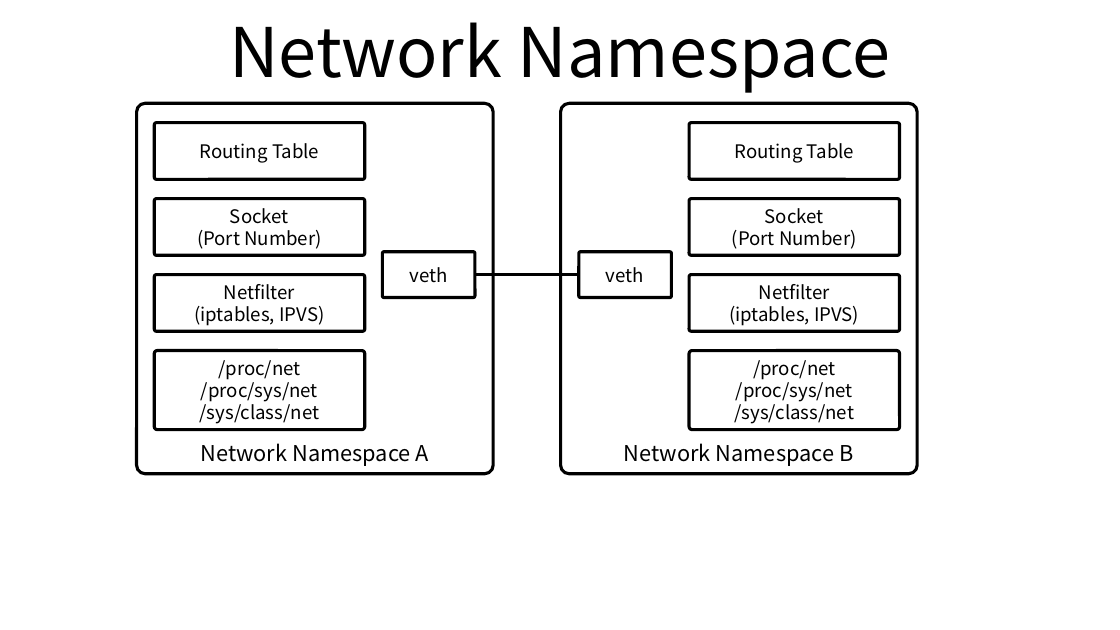
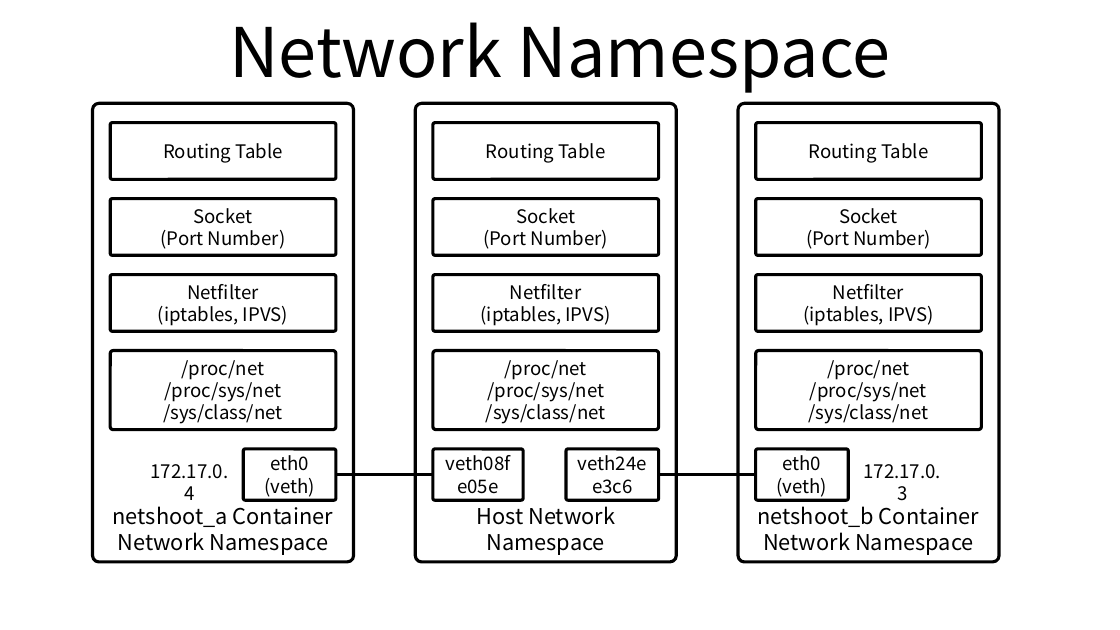
Before and after one commit to ssup2/blog-old, a slide deck: slide 1 of images/onebyone_container/Network_Namespace/Network_Namespace.pptx. Drawn at 1120x630 pixels with LibreOffice and Linux fonts; fonts in the diff are those of the drawing. Boxes give left, top, right and bottom in pixels: in the first picture for what was removed or moved away, otherwise in the second. Text is boxed around its words. In the diff, an @@ line names an element or a change of style, - is before the commit and + after.

```diff
--- a/images/onebyone_container/Network_Namespace/Network_Namespace.pptx
+++ b/images/onebyone_container/Network_Namespace/Network_Namespace.pptx
@@ rounded rectangle "netshoot_a Container": place and size @@
-rounded rectangle "netshoot_a Container" at bbox=[137, 103, 493, 474]
+rounded rectangle "netshoot_a Container" at bbox=[93, 103, 354, 561]
@@ rounded rectangle "Host Network Namespace": place and size @@
-rounded rectangle "Host Network Namespace" at bbox=[561, 103, 917, 474]
+rounded rectangle "Host Network Namespace" at bbox=[416, 103, 676, 561]
@@ rounded rectangle added at bbox=[738, 103, 999, 561], outline #000000 2 pt, 14 pt, text #000000 @@
+netshoot_b Container
+Network Namespace
@@ rounded rectangle "Routing Table": place and size @@
-rounded rectangle "Routing Table" at bbox=[155, 123, 365, 180]
+rounded rectangle "Routing Table" at bbox=[110, 123, 336, 180]
@@ rounded rectangle added at bbox=[433, 123, 660, 180], outline #000000 2 pt, 12 pt, text #000000 @@
+Routing Table
@@ rounded rectangle "Routing Table": place and size @@
-rounded rectangle "Routing Table" at bbox=[689, 123, 899, 180]
+rounded rectangle "Routing Table" at bbox=[756, 123, 982, 180]
@@ rounded rectangle "Socket": place and size @@
-rounded rectangle "Socket" at bbox=[155, 198, 365, 255]
+rounded rectangle "Socket" at bbox=[110, 198, 336, 255]
@@ rounded rectangle added at bbox=[433, 198, 660, 255], outline #000000 2 pt, 12 pt, text #000000 @@
+Socket
+(Port Number)
@@ rounded rectangle "Socket": place and size @@
-rounded rectangle "Socket" at bbox=[689, 198, 899, 255]
+rounded rectangle "Socket" at bbox=[756, 198, 982, 255]
@@ rounded rectangle "Netfilter": place and size @@
-rounded rectangle "Netfilter" at bbox=[155, 274, 365, 332]
+rounded rectangle "Netfilter" at bbox=[110, 274, 336, 332]
@@ rounded rectangle added at bbox=[433, 274, 660, 332], outline #000000 2 pt, 12 pt, text #000000 @@
+Netfilter
+(iptables, IPVS)
@@ rounded rectangle "Netfilter": place and size @@
-rounded rectangle "Netfilter" at bbox=[689, 274, 899, 332]
+rounded rectangle "Netfilter" at bbox=[756, 274, 982, 332]
@@ rounded rectangle "/proc/net": place and size @@
-rounded rectangle "/proc/net" at bbox=[155, 351, 365, 430]
+rounded rectangle "/proc/net" at bbox=[110, 351, 336, 430]
@@ rounded rectangle added at bbox=[433, 351, 660, 430], outline #000000 2 pt, 12 pt, text #000000 @@
+/proc/net
+/proc/sys/net
+/sys/class/net
@@ rounded rectangle "/proc/net": place and size @@
-rounded rectangle "/proc/net" at bbox=[689, 351, 899, 430]
+rounded rectangle "/proc/net" at bbox=[756, 351, 982, 430]
@@ rounded rectangle "eth0": place and size @@
-rounded rectangle "eth0" at bbox=[382, 252, 475, 298]
+rounded rectangle "eth0" at bbox=[243, 449, 336, 501]
@@ rounded rectangle added at bbox=[433, 449, 524, 501], outline #000000 2 pt, 12 pt, text #000000 @@
+veth08fe05e
@@ rounded rectangle added at bbox=[566, 449, 659, 501], outline #000000 2 pt, 12 pt, text #000000 @@
+veth24ee3c6
@@ mirrored in 6 elements at bbox=[756, 351, 982, 430], bbox=[756, 123, 982, 180], bbox=[756, 274, 982, 332], bbox=[756, 198, 982, 255], bbox=[416, 103, 676, 561], bbox=[756, 449, 849, 501] @@
@@ rounded rectangle "eth0": place and size @@
-rounded rectangle "eth0" at bbox=[579, 252, 672, 298]
+rounded rectangle "eth0" at bbox=[756, 449, 849, 501]
@@ text added at bbox=[151, 464, 229, 500], 12 pt, text #000000 @@
+172.17.0.4
@@ text in rounded rectangle at bbox=[264, 455, 315, 499]: text changed @@
-veth
+eth0
+(veth)
@@ line moved from (579, 274) - (475, 274) to (433, 475) - (336, 475) @@
@@ line added from (756, 475) to (659, 475), #000000 1.5 pt @@
@@ text in rounded rectangle at bbox=[777, 455, 828, 499]: text changed @@
-veth
+eth0
+(veth)
@@ text added at bbox=[863, 464, 941, 501], 12 pt, text #000000 @@
+172.17.0.3
@@ text in rounded rectangle at bbox=[113, 506, 333, 555]: text changed @@
-Network Namespace A
+netshoot_a Container
+Network Namespace
@@ text in rounded rectangle at bbox=[476, 506, 615, 555]: text changed @@
-Network Namespace B
+Host Network Namespace
```
Also in this commit, not shown: 3 other files.
